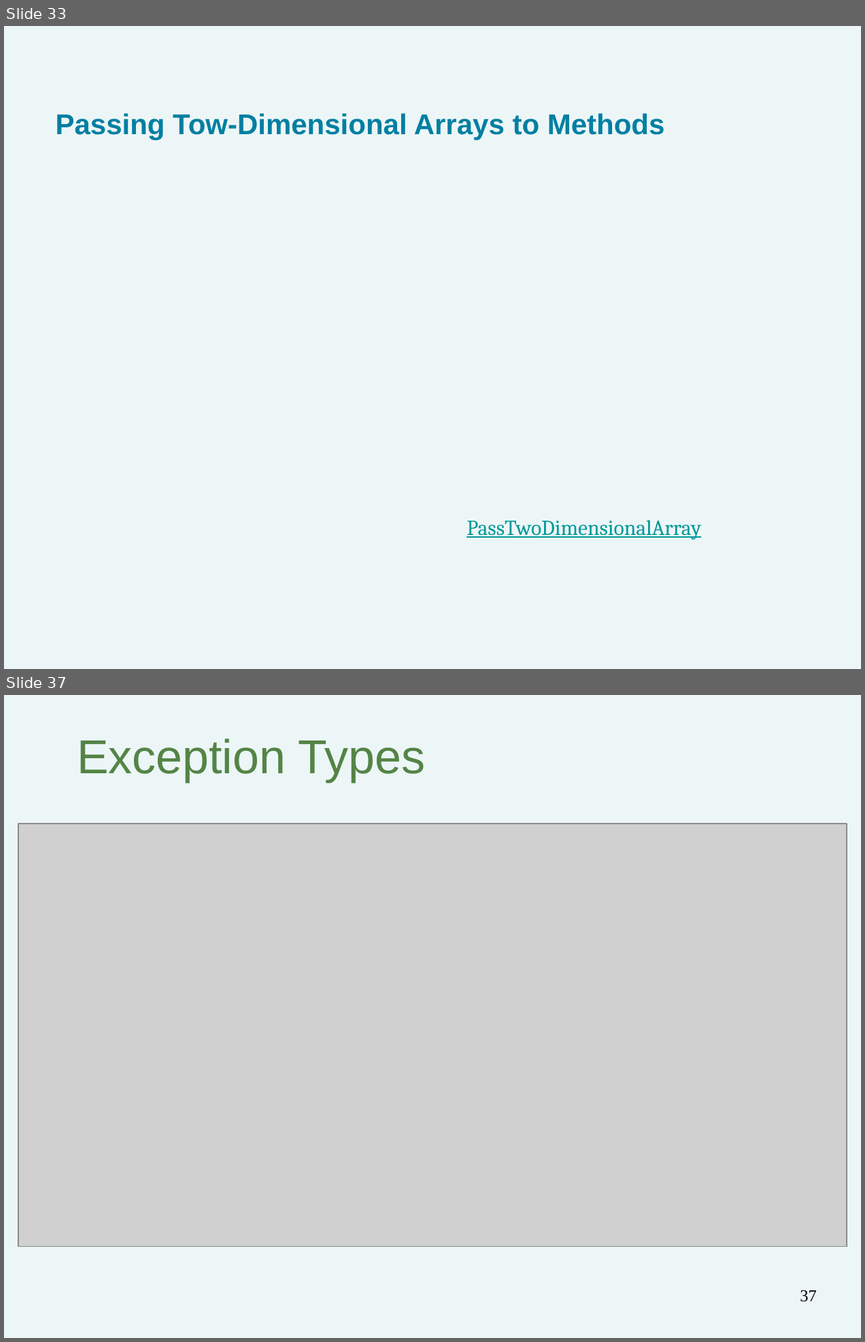
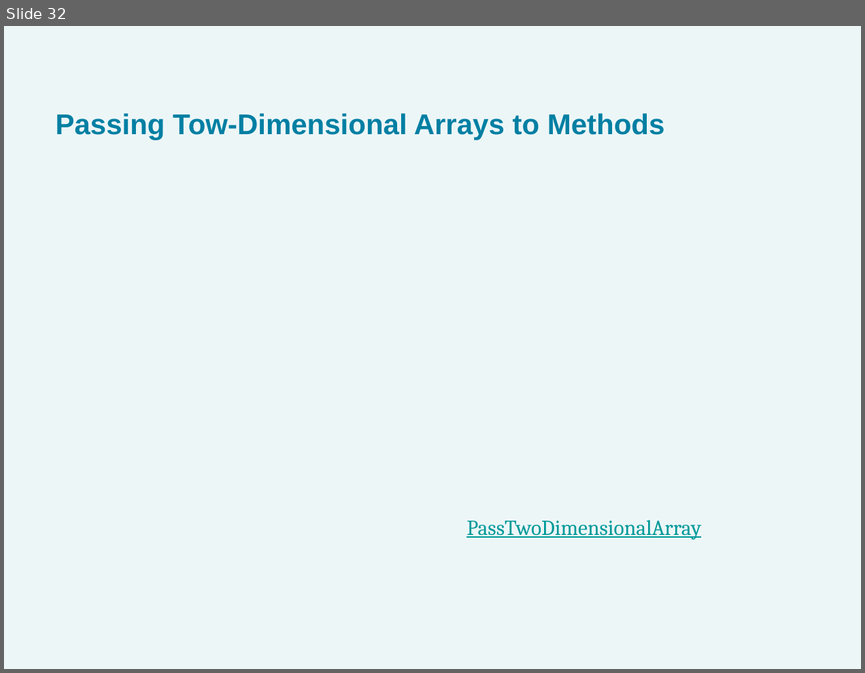
Before and after one commit to bzartoshty/bzartoshty.github.io, a slide deck: COMP182/Lectures/Lecture1/Lecture01-Review.pptx. Shown one above the other, each under a label of ours: slides 33 and 37 before the commit, slide 32 after it; the slides between them are not shown. The pictures are 865x1342 and 865x673 pixels, drawn with LibreOffice and Linux fonts; fonts in the diff are those of the drawing; grey boxes stand for pictures. Boxes give left, top, right and bottom in pixels: in the first picture for what was removed or moved away, otherwise in the second. Text is boxed around its words. In the diff, an @@ line names an element or a change of style, - is before the commit and + after.

```diff
--- a/COMP182/Lectures/Lecture1/Lecture01-Review.pptx
+++ b/COMP182/Lectures/Lecture1/Lecture01-Review.pptx
@@ slide 37 removed at (x1=4, y1=695, x2=861, y2=1338), background #EDF6F7 @@
@@ title removed at (x1=77, y1=739, x2=425, y2=783) @@
-Exception Types
@@ picture removed at (x1=18, y1=824, x2=847, y2=1246) @@
@@ page number removed at (x1=800, y1=1289, x2=817, y2=1302) @@
-37
@@ what was slide 33 is now slide 32 @@
```
Also in this commit, not shown: 1 slide changed, 19 other slides removed, 1 other file.
